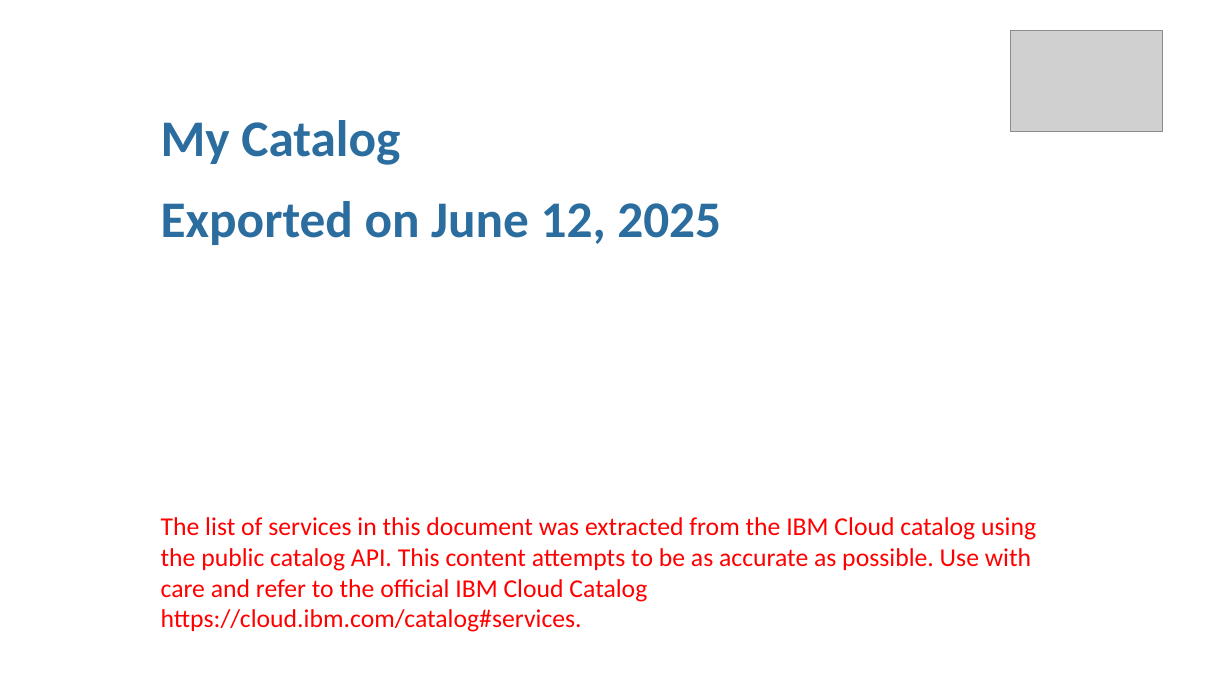
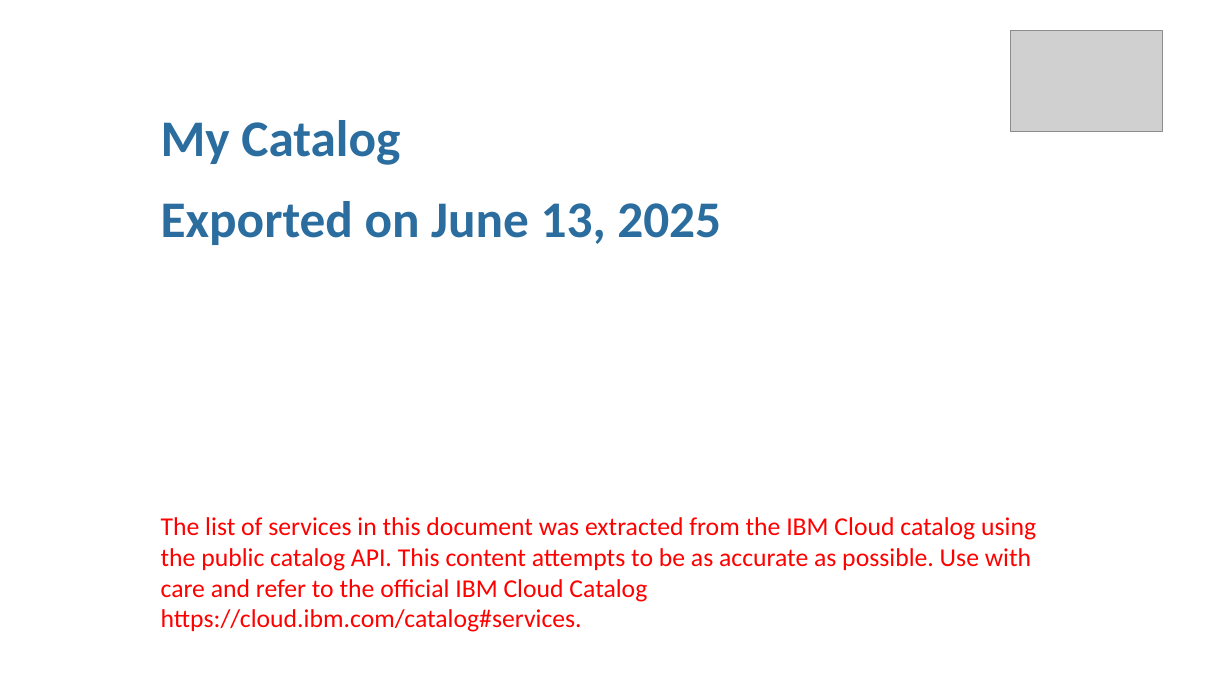
Before and after one commit to l2fprod/mycatalog, a slide deck: slide 1 of docs/generated/mycatalog.pptx. Drawn at 1232x693 pixels with LibreOffice and Linux fonts; fonts in the diff are those of the drawing; grey boxes stand for pictures. Boxes give left, top, right and bottom in pixels: in the first picture for what was removed or moved away, otherwise in the second. Text is boxed around its words. In the diff, an @@ line names an element or a change of style, - is before the commit and + after.

```diff
--- a/docs/generated/mycatalog.pptx
+++ b/docs/generated/mycatalog.pptx
@@ text at [161,201,721,245]: text changed @@
-Exported on June 12, 2025
+Exported on June 13, 2025
```
Also in this commit, not shown: 9 other files.
